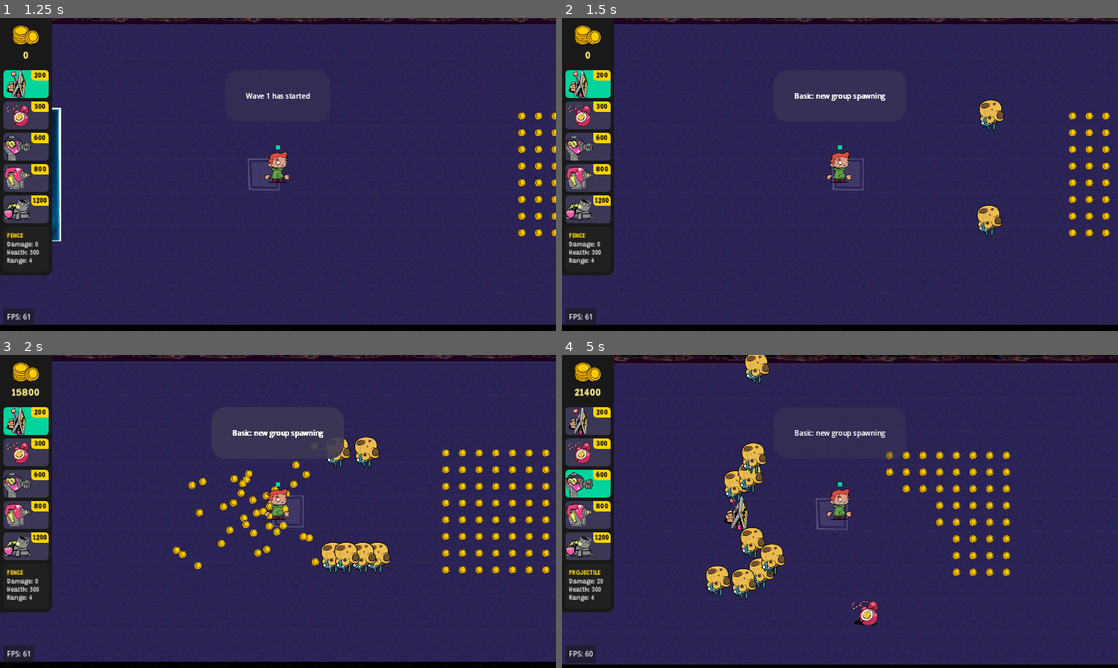
Above: before the commit, frames 1-4 (two rows, left to right).
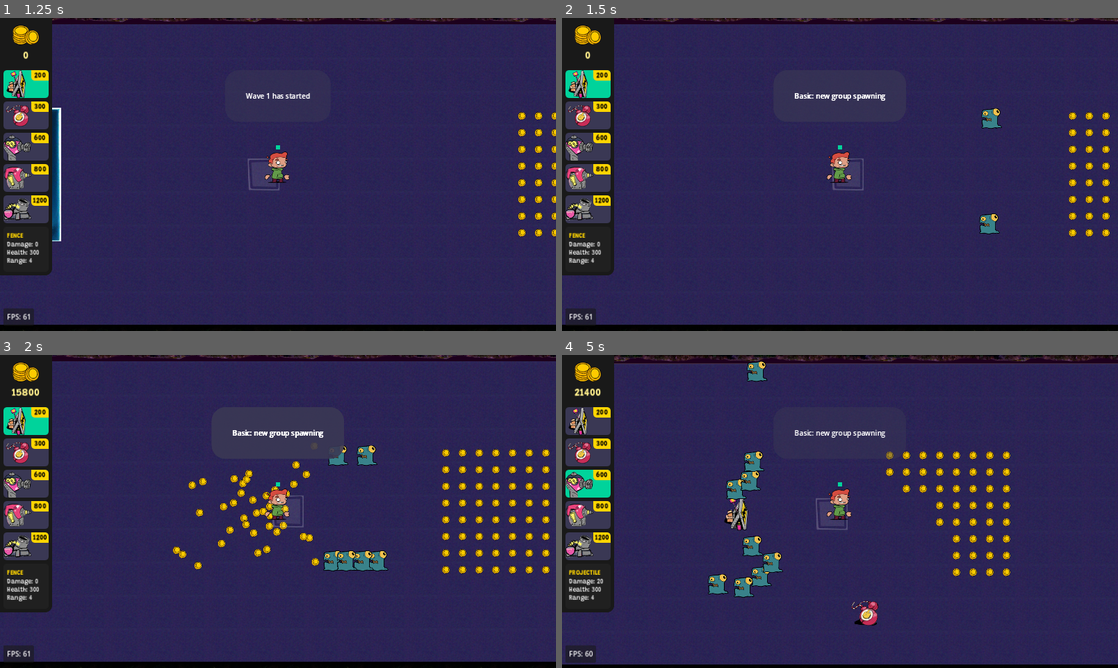
Above: after the commit, the same moments.

Repository: Slushie-Defense/Slushie
Game: Godot game, scene res://Levels/SplashScreen/SplashScreen.tscn
The game is run twice, just before and just after one commit, with the same random seed, the same clock (stepped at 60 frames per second) and the same inputs. Sound files missing from this copy of the repository are replaced by a short silence.
Inputs:
- Up to frame 1 (1.25 s): click "Start" at 0.5 s
- Up to frame 2 (1.5 s): tap Enter (StartButton) at 1.25 s; hold Right (RightButton) from 1.28 s (still down); hold Space (ActionButton) from 1.28 s (still down)
- Up to frame 3 (2 s): keep holding Right (RightButton); keep holding Space (ActionButton)
- Up to frame 4 (5 s): release Right (RightButton) at 2.03 s; release Space (ActionButton) at 2.03 s; hold Down (DownButton) 2.03-2.78 s; tap Tab (SelectItemButton) at 2.1 s; hold Right (RightButton) 2.78-3.53 s; tap Enter (StartButton) at 2.85 s; hold Up (UpButton) 3.53-4.28 s; tap Space (ActionButton) at 3.6 s; hold Left (LeftButton) from 4.28 s (still down); hold Tab (SelectItemButton) from 4.28 s (still down)

Frame 1 is identical in both runs. In frame 2, 0.6% of the frame differs, in the area x 74-80%, y 26-70%; in frame 3, 1.4%; in frame 4, 2.6%, in the area x 25-41%, y 0-79%.

Commit message:
Enemy Types working on it

Diff:
--- a/Autoload/UnitData.gd
+++ b/Autoload/UnitData.gd
@@ -12,6 +12,7 @@
 
 # Enemy types
 enum enemy_list { BASIC, TANK, FLOATER, GRUNT, SPITTER }
+enum enemy_attack_list { MELEE, SIEGE, EXPLODE }
 
 # Enemies
 var BASIC : EnemyData = EnemyData.new()
@@ -66,7 +67,7 @@
 	# ENEMIES
 	# Setup BASIC
 	BASIC.unit_name = "Basic"
-	BASIC.health = 100
+	BASIC.health = 50
 	BASIC.coin_drop_value = 100.0
 	BASIC.attack_speed = 1.0 # Delay between attacks
 	BASIC.attack_range = 64 # In pixels
@@ -76,10 +77,11 @@
 	BASIC.vision_radius = 160
 	BASIC.basic_sprite = load("res://Sprites/Characters/Enemies/Basic/Basic256x256.png")
 	BASIC.collision_shape_radius = 32
+	BASIC.attack_type = UnitData.enemy_attack_list.MELEE
 	# Setup GRUNT
 	GRUNT.unit_name = "Grunt"
 	GRUNT.health = 100
-	GRUNT.coin_drop_value = 100.0
+	GRUNT.coin_drop_value = 200.0
 	GRUNT.attack_speed = 1.0 # Delay between attacks
 	GRUNT.attack_range = 64 # In pixels
 	GRUNT.attack_damage = 50
@@ -88,22 +90,24 @@
 	GRUNT.vision_radius = 160
 	GRUNT.basic_sprite = load("res://Sprites/Characters/Enemies/Grunt/Grunt256x256.png")
 	GRUNT.collision_shape_radius = 48
+	GRUNT.attack_type = UnitData.enemy_attack_list.MELEE
 	# Setup TANK
 	TANK.unit_name = "Tank"
 	TANK.health = 1000
-	TANK.coin_drop_value = 100.0
+	TANK.coin_drop_value = 500.0
 	TANK.attack_speed = 1.0 # Delay between attacks
 	TANK.attack_range = 64 # In pixels
-	TANK.attack_damage = 100
+	TANK.attack_damage = 0
 	TANK.acceleration = 2000
 	TANK.max_speed = 50
 	TANK.vision_radius = 160
 	TANK.basic_sprite = load("res://Sprites/Characters/Enemies/Tank/Tank256x256.png")
 	TANK.collision_shape_radius = 64
+	TANK.attack_type = UnitData.enemy_attack_list.MELEE
 	# Setup SPITTER
 	SPITTER.unit_name = "Spitter"
-	SPITTER.health = 100
-	SPITTER.coin_drop_value = 100.0
+	SPITTER.health = 200
+	SPITTER.coin_drop_value = 200.0
 	SPITTER.attack_speed = 1.0 # Delay between attacks
 	SPITTER.attack_range = 64 # In pixels
 	SPITTER.attack_damage = 100
@@ -112,6 +116,7 @@
 	SPITTER.vision_radius = 160
 	SPITTER.basic_sprite = load("res://Sprites/Characters/Enemies/Spitter/Spitter256x256.png")
 	SPITTER.collision_shape_radius = 56
+	SPITTER.attack_type = UnitData.enemy_attack_list.SIEGE
 	# Setup FLOATER
 	FLOATER.unit_name = "Floater"
 	FLOATER.health = 100
@@ -124,3 +129,4 @@
 	FLOATER.vision_radius = 160
 	FLOATER.basic_sprite = load("res://Sprites/Characters/Enemies/Floater/Floater256x256.png")
 	FLOATER.collision_shape_radius = 32
+	FLOATER.attack_type = UnitData.enemy_attack_list.EXPLODE
--- a/Entities/Classes/EnemyData.gd
+++ b/Entities/Classes/EnemyData.gd
@@ -11,6 +11,8 @@
 var attack_range : int = 64 # In pixels
 var attack_damage : int = 100
 
+var attack_type : UnitData.enemy_attack_list = UnitData.enemy_attack_list.MELEE
+
 var acceleration : float = 2000
 var max_speed : float = 100
 var vision_radius : int = 160
--- a/Entities/Enemy/Enemy.gd
+++ b/Entities/Enemy/Enemy.gd
@@ -137,6 +137,7 @@
 			# If it hits something it can attack
 			if first_collision_result.has_method("attack"):
 				# Create an attack class and pass it through
+				# This is a MELEE ATTACK
 				var attack = Attack.new()
 				attack.damage = enemy_data.attack_damage
 				first_collision_result.attack(attack)
--- a/Entities/Enemy/Enemy.tscn
+++ b/Entities/Enemy/Enemy.tscn
@@ -17,7 +17,6 @@
 collision_mask = 15
 motion_mode = 1
 script = ExtResource("1_ff1tq")
-enemy_type = 2
 
 [node name="CollisionShape2D" type="CollisionShape2D" parent="."]
 z_index = 1
